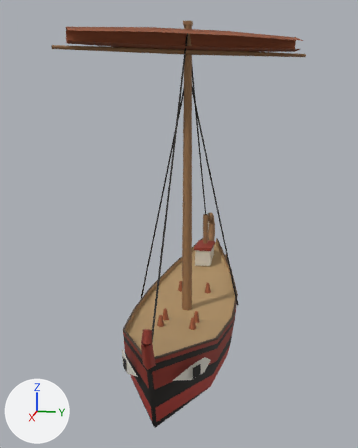
The glTF model public/harbour/kit/hull_eur_greek_small.glb, before and after one commit.
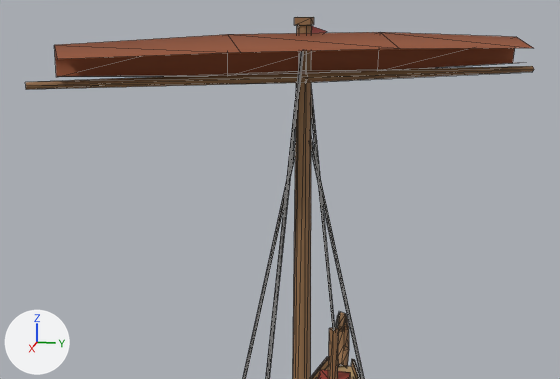
There are two pictures of each version: one whole from a camera (50 mm lens) standing at (14.6, 2.62, 7.34) and looking at (0.03, -0.3, 3.69), one close up from a camera (50 mm lens) standing at (11.02, 1.82, 9.74) and looking at (1.06, -0.18, 7.25). The lights are fixed; the arrows at lower left show +X, +Y and +Z. The last two pictures show the newer version. Both versions are drawn at full value of the shape key 'furl' of 'sail_main'; the numbers are the values there. The close-ups show mesh edges as thin lines. Vertices at exactly the same position are counted once.

The first close-up shows 'hull', 'mast', 'rigging', 'sail_main', 'yards' and 2 more.
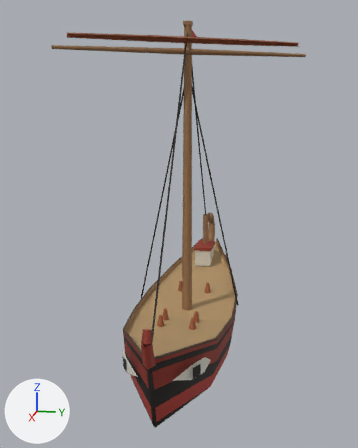
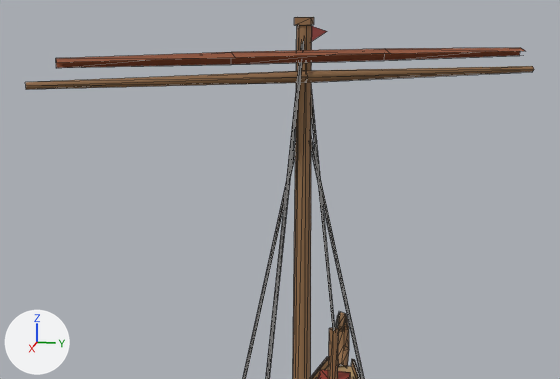
Edits to the bpy script that builds the scene:
```text
Change me_sail_main_004:
    used by ob_sail_main; parent = ob_heel; location = (0.379, 0.0742, 6.842); scale = (6.84, 6.84, 6.84)
    remove me_sail_main_004.from_pydata(...)  # 16 vertices, 18 faces; spans x -0.248..0.299, y -0.424..0.454, z 0.276..0.356
    add me_sail_main_004.from_pydata(...)  # 16 vertices, 18 faces; spans x -0.225..0.273, y -0.407..0.435, z 0.283..0.306
    me_sail_main_004 part 1
    me_sail_main_004.vertices[0].co: (0.28, -0.4, 0.291) -> (0.267, -0.4, 0.287)
    me_sail_main_004.vertices[1].co: (0.126, -0.115, 0.285) -> (0.109, -0.122, 0.285)  # pixel (236, 74) -> not seen
    me_sail_main_004.vertices[2].co: (0.068, -0.148, 0.276) -> (0.092, -0.132, 0.283)  # not seen -> pixel (231, 64)
    me_sail_main_004.vertices[3].co: (0.239, -0.424, 0.285) -> (0.255, -0.407, 0.285)  # pixel (56, 77) -> pixel (56, 68)
    me_sail_main_004.vertices[4].co: (-0.094, 0.133, 0.276) -> (-0.068, 0.146, 0.283)  # not seen -> pixel (384, 60)
    me_sail_main_004.vertices[5].co: (-0.036, 0.166, 0.285) -> (-0.051, 0.156, 0.285)  # pixel (392, 69) -> not seen
    me_sail_main_004.vertices[6].co: (-0.248, 0.419, 0.285) -> (-0.225, 0.424, 0.285)  # pixel (512, 63) -> pixel (519, 55)
    me_sail_main_004.vertices[7].co: (-0.206, 0.443, 0.291) -> (-0.213, 0.431, 0.287)
    me_sail_main_004.vertices[8].co: (-0.243, 0.422, 0.342) -> (-0.224, 0.425, 0.302)  # pixel (516, 36) -> pixel (520, 47)
    me_sail_main_004.vertices[9].co: (-0.088, 0.137, 0.356) -> (-0.066, 0.147, 0.306)  # pixel (380, 32) -> pixel (384, 48)
    me_sail_main_004.vertices[10].co: (-0.187, 0.454, 0.322) -> (-0.208, 0.435, 0.296)  # pixel (533, 48) -> pixel (525, 51)
    me_sail_main_004.vertices[11].co: (-0.01, 0.182, 0.328) -> (-0.043, 0.16, 0.298)  # pixel (399, 48) -> pixel (390, 53)
    me_sail_main_004.vertices[12].co: (0.074, -0.144, 0.356) -> (0.094, -0.13, 0.306)  # pixel (227, 34) -> pixel (231, 52)
    me_sail_main_004.vertices[13].co: (0.243, -0.421, 0.342) -> (0.256, -0.407, 0.302)  # pixel (54, 45) -> pixel (55, 58)
    me_sail_main_004.vertices[14].co: (0.152, -0.099, 0.328) -> (0.117, -0.117, 0.298)  # pixel (240, 52) -> pixel (235, 57)
    me_sail_main_004.vertices[15].co: (0.299, -0.389, 0.322) -> (0.273, -0.397, 0.296)  # pixel (57, 59) -> pixel (56, 62)
Change ob_sail_main:
    ob_sail_main.location: (0.379, 0.0742, 6.842) -> (0.379, 0.0742, 6.935)
    ob_sail_main.scale: (6.84, 6.84, 6.84) -> (6.94, 6.94, 6.94)
```

Pixel boxes (x1, y1, x2, y2) of what changed, in the close-ups (560 x 379 px):
'sail_main', reshaped, moved, rescaled (54% shorter): before (54, 32, 533, 77); after (56, 48, 525, 68)
